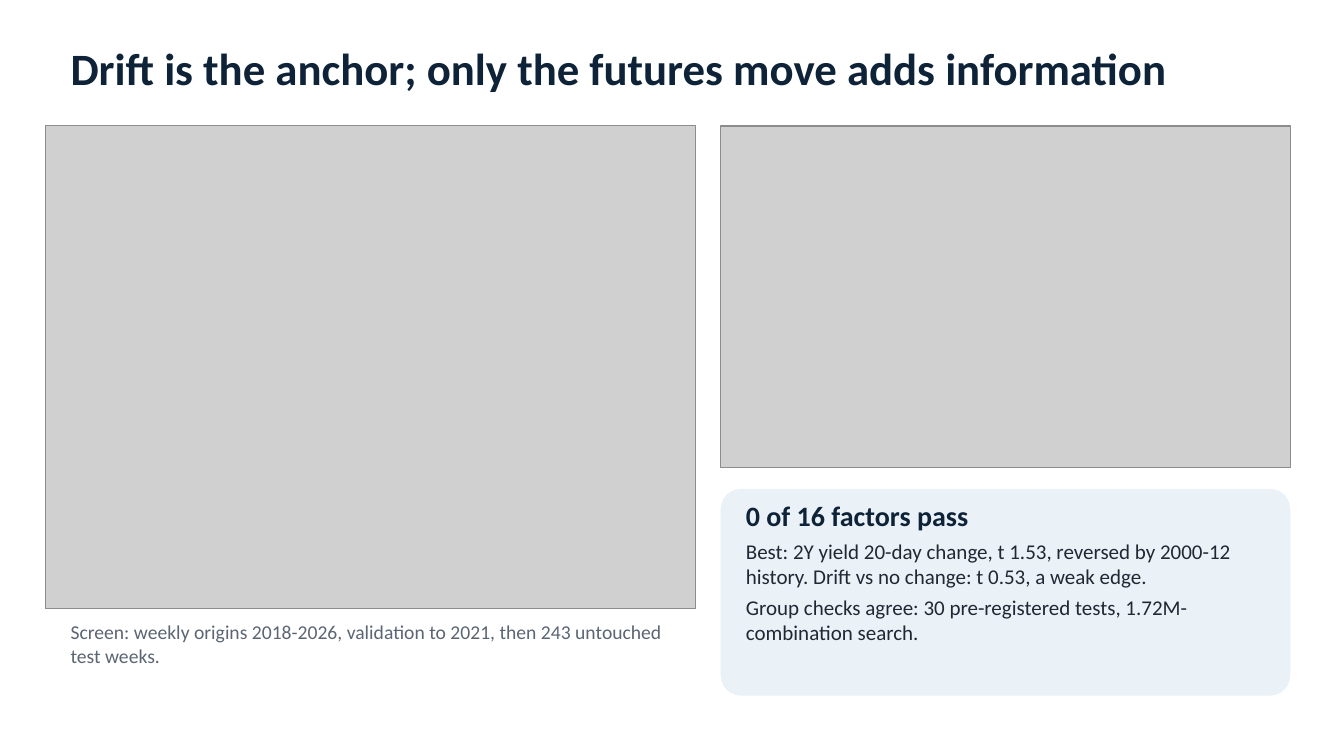
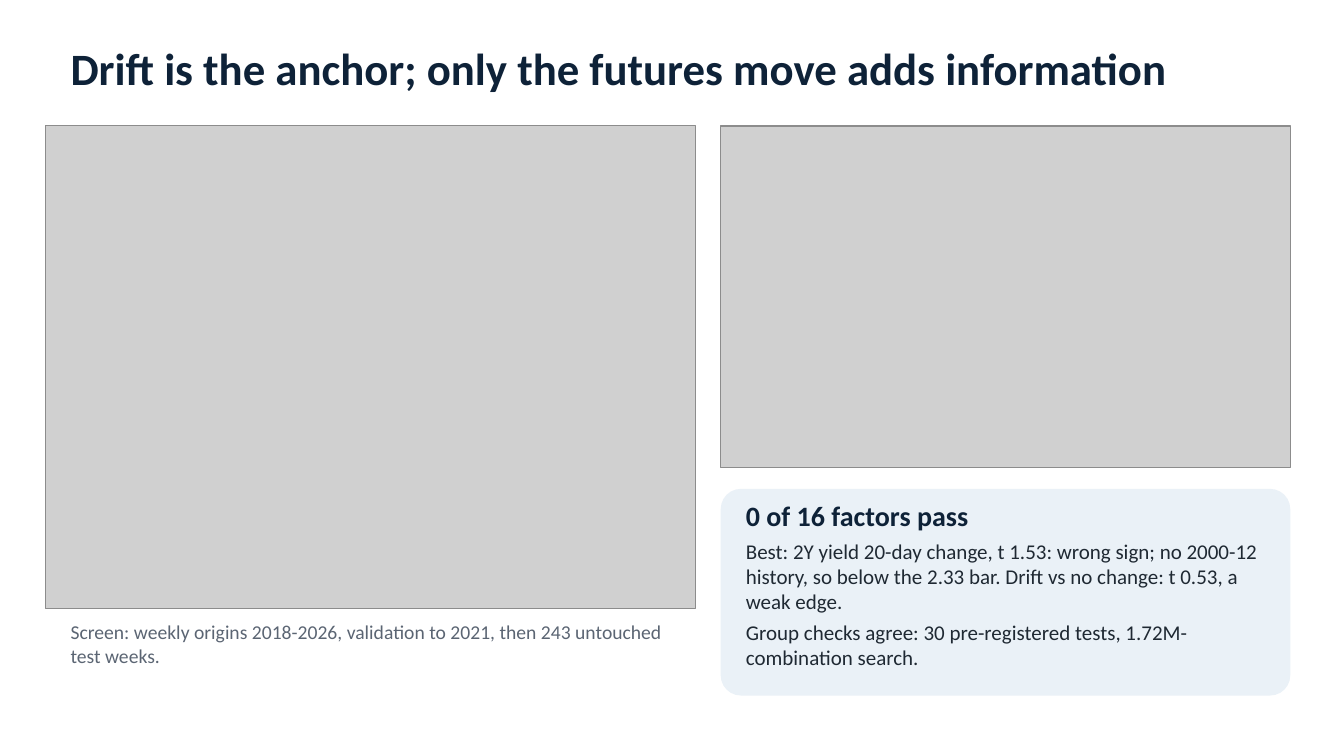
Before and after one commit to antoniohede-ai/ifte0007-group9-sp500-forecast, a slide deck: slide 2 of report/slides_final.pptx. Drawn at 1344x756 pixels with LibreOffice and Linux fonts; fonts in the diff are those of the drawing; grey boxes stand for pictures. Boxes give left, top, right and bottom in pixels: in the first picture for what was removed or moved away, otherwise in the second. Text is boxed around its words. In the diff, an @@ line names an element or a change of style, - is before the commit and + after.

```diff
--- a/report/slides_final.pptx
+++ b/report/slides_final.pptx
@@ text at [746, 544, 1257, 613]: text changed @@
-Best: 2Y yield 20-day change, t 1.53, reversed by 2000-12 history. Drift vs no change: t 0.53, a weak edge.
+Best: 2Y yield 20-day change, t 1.53: wrong sign; no 2000-12 history, so below the 2.33 bar. Drift vs no change: t 0.53, a weak edge.
```
Also in this commit, not shown: 1 other slide changed, 3 other files.
